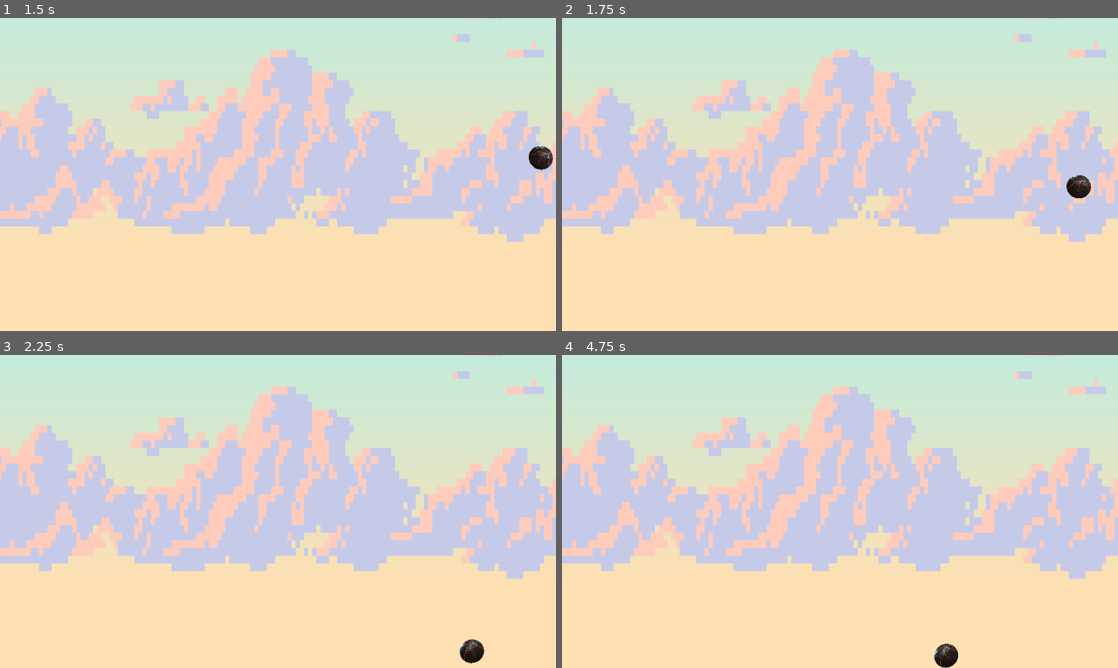
Above: before the commit, frames 1-4 (two rows, left to right).
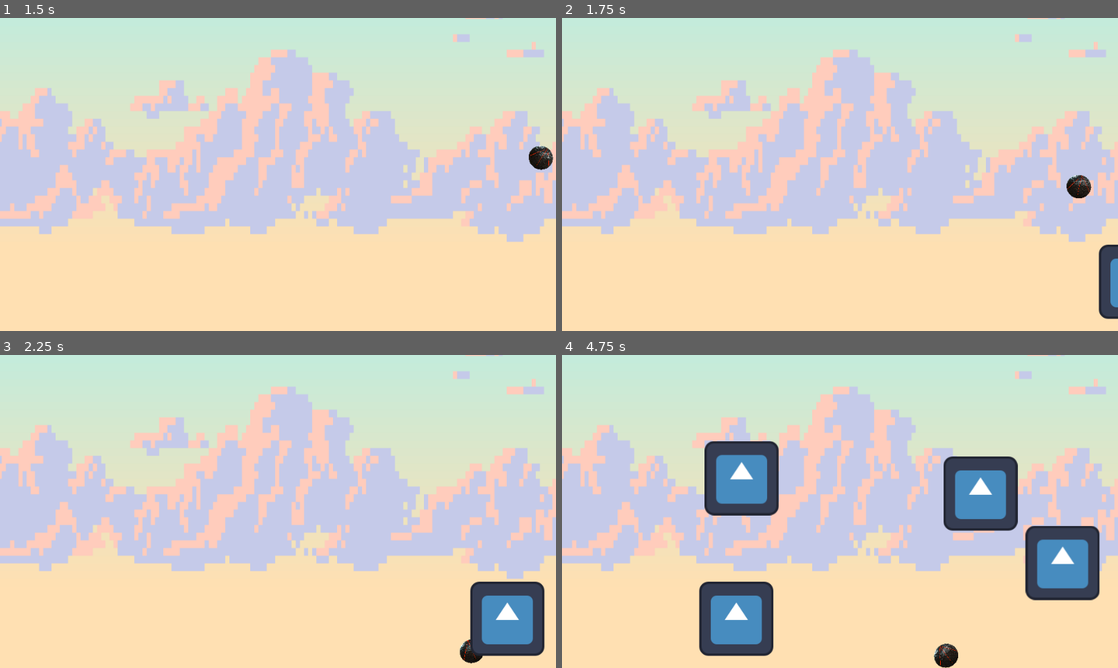
Above: after the commit, the same moments.

Repository: terebigeemu/utsjam
Game: Godot game, scene res://main.tscn
The game is run twice, just before and just after one commit, with the same random seed, the same clock (stepped at 60 frames per second) and the same inputs. The engine's default icon, where the game draws it, is replaced by a stand-in: a white triangle on a blue panel in a dark square.
Inputs (mouse positions are in pixels of both pictures, inside the frame that each line leads up to):
- Up to frame 1 (1.5 s): tap Enter at 0.5 s; move the mouse to (400, 158) at 0.52 s; click (400, 158) at 0.6 s; move the mouse to (166, 190) at 1.27 s; click (166, 190) at 1.35 s
- Up to frame 2 (1.75 s): no input
- Up to frame 3 (2.25 s): move the mouse to (333, 442) at 2.02 s; click (333, 442) at 2.1 s
- Up to frame 4 (4.75 s): move the mouse to (812, 574) at 2.77 s; click (812, 574) at 2.85 s; move the mouse to (1006, 558) at 3.52 s; click (1006, 558) at 3.6 s; move the mouse to (673, 464) at 4.27 s; click (673, 464) at 4.35 s

Frame 1 is identical in both runs. In frame 2, 0.8% of the frame differs, in the area x 96-100%, y 72-97%; in frame 3, 3.1%; in frame 4, 13%, in the area x 24-97%, y 27-97%.

Commit message:
Added and fixed bird movement

Diff:
--- a/Scripts/BirdFly.gd
+++ b/Scripts/BirdFly.gd
@@ -13,10 +13,10 @@
 		position = Vector2(-100, spawnHeight)
 		speed = 230
 	else:
-		position = Vector2(1250, spawnHeight)
+		position = Vector2(1060, spawnHeight)
 		speed = -230
 
 func _process(delta: float) -> void:
 	position.x += delta * speed
-	if position.x > 1250 or position.x < -100:
+	if position.x > 1060 or position.x < -100:
 		queue_free()
--- a/Scripts/Timers.gd
+++ b/Scripts/Timers.gd
@@ -6,8 +6,9 @@
 	_random_time()
 
 func _random_time():
-	var spawnTime = randf_range(0.5, 4.0)
+	var spawnTime = randf_range(0.3, 2.0)
 	$SpawnTimer.start(spawnTime)
+
 
 func _on_spawn_timer_timeout() -> void:
 	var new_bird = bird.instantiate()
--- a/bird.tscn
+++ b/bird.tscn
@@ -7,4 +7,4 @@
 texture = ExtResource("1_g5k2s")
 script = ExtResource("2_crnqq")
 minHeight = 30.0
-maxHeight = 550.0
+maxHeight = 500.0
--- a/main.tscn
+++ b/main.tscn
@@ -1,7 +1,7 @@
 [gd_scene format=3 uid="uid://bp5n2hn8cepcm"]
 
+[ext_resource type="Script" uid="uid://bx7uyi0cx4q3a" path="res://Scripts/Timers.gd" id="1_1bvp3"]
 [ext_resource type="Texture2D" uid="uid://b1wpcnfxd63w3" path="res://assets/SkyPlaceholder.png" id="1_ig7tw"]
-[ext_resource type="Script" uid="uid://dnydbaa4kffsf" path="res://scripts/globals.gd" id="1_lquwl"]
 [ext_resource type="Script" uid="uid://cim3sjeowg583" path="res://scripts/ball.gd" id="2_h2yge"]
 [ext_resource type="Texture2D" uid="uid://os3agvkoylkn" path="res://assets/CannonBallPlaceHolder.png" id="3_1bvp3"]
 
@@ -23,7 +23,7 @@
 bounce = 0.3
 
 [node name="Main" type="Node2D" unique_id=790340846]
-script = ExtResource("1_lquwl")
+script = ExtResource("1_1bvp3")
 
 [node name="Background" type="Sprite2D" parent="." unique_id=1946275568]
 position = Vector2(482, 280)
@@ -96,3 +96,8 @@
 position = Vector2(476, 550)
 scale = Vector2(1.0800074, 1)
 shape = SubResource("RectangleShape2D_w7tit")
+
+[node name="SpawnTimer" type="Timer" parent="." unique_id=287849705]
+process_callback = 0
+
+[connection signal="timeout" from="SpawnTimer" to="." method="_on_spawn_timer_timeout"]
Not shown, added: SFX/PIGEON 1.wav.import
Not shown, added: SFX/PIGEON 10.wav.import
Not shown, added: SFX/PIGEON 2.wav.import
Not shown, added: SFX/PIGEON 3.wav.import
Not shown, added: SFX/PIGEON 4.wav.import
Not shown, added: SFX/PIGEON 5.wav.import
Not shown, added: SFX/PIGEON 6.wav.import
Not shown, added: SFX/PIGEON 7.wav.import
Not shown, added: SFX/PIGEON 8.wav.import
Not shown, added: SFX/PIGEON 9.wav.import
Not shown, added: SFX/TITLE SCREEN FLICKER.wav.import
Not shown, added: SFX/UI INTERACT.wav.import
(and 2 more such lines)
